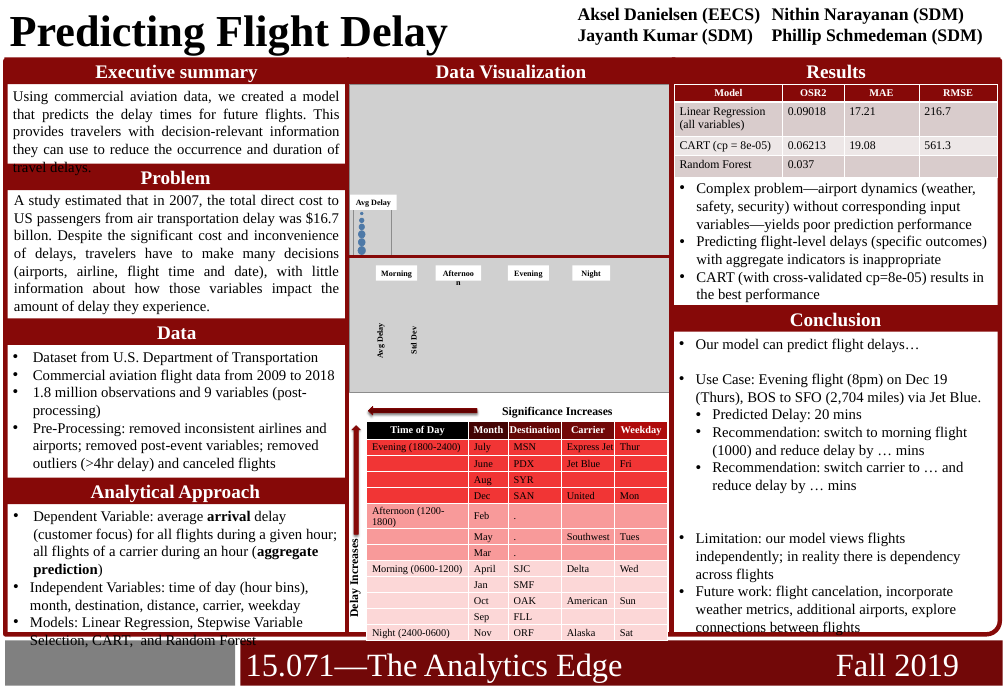
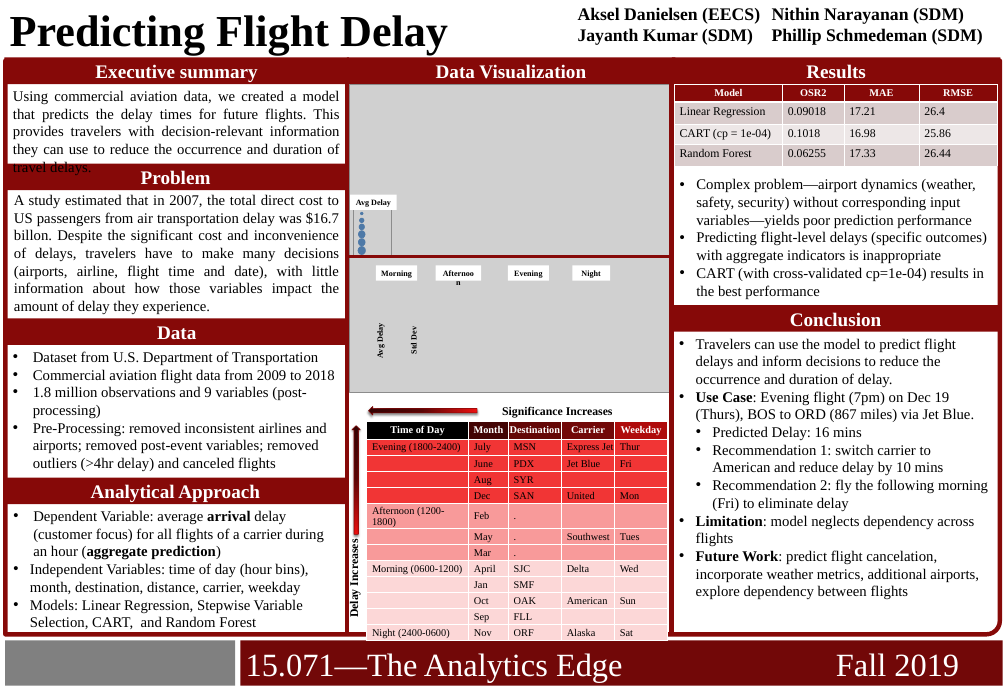
Before and after one commit to akselsd/MIT-15.071-Project, a slide deck: slide 1 of TM12_15.071_Term_Project_Poster.pptx. Drawn at 1008x690 pixels with LibreOffice and Linux fonts; fonts in the diff are those of the drawing; grey boxes stand for pictures; background and template pictures are left out. Boxes give left, top, right and bottom in pixels: in the first picture for what was removed or moved away, otherwise in the second. Text is boxed around its words. In the diff, an @@ line names an element or a change of style, - is before the commit and + after.

Commit message:
updated poster

```diff
--- a/TM12_15.071_Term_Project_Poster.pptx
+++ b/TM12_15.071_Term_Project_Poster.pptx
@@ table at [674,84,997,166] @@
-row 2, column 1: Linear Regression (all variables)
+row 2, column 1: Linear Regression
-row 2, column 4: 216.7
+row 2, column 4: 26.4
-row 3: CART (cp = 8e-05) | 0.06213 | 19.08 | 561.3
+row 3: CART (cp = 1e-04) | 0.1018 | 16.98 | 25.86
-row 4: Random Forest | 0.037 |  | 
+row 4: Random Forest | 0.06255 | 17.33 | 26.44
@@ text at [696,267,984,299]: text changed @@
-• CART (with cross-validated cp=8e-05) results in the best performance
+• CART (with cross-validated cp=1e-04) results in the best performance
@@ text at [696,338,988,599]: text changed @@
-• Our model can predict flight delays…
-• Use Case: Evening flight (8pm) on Dec 19 (Thurs), BOS to SFO (2,704 miles) via Jet Blue.
-  • Predicted Delay: 20 mins
-  • Recommendation: switch to morning flight (1000) and reduce delay by … mins
-  • Recommendation: switch carrier to … and reduce delay by … mins
-• Limitation: our model views flights independently; in reality there is dependency across flights
-• Future work: flight cancelation, incorporate weather metrics, additional airports, explore connections between flights
+• Travelers can use the model to predict flight delays and inform decisions to reduce the occurrence and duration of delay.
+• Use Case: Evening flight (7pm) on Dec 19 (Thurs), BOS to ORD (867 miles) via Jet Blue.
+  • Predicted Delay: 16 mins
+  • Recommendation 1: switch carrier to American and reduce delay by 10 mins
+  • Recommendation 2: fly the following morning (Fri) to eliminate delay
+• Limitation: model neglects dependency across flights
+• Future Work: predict flight cancelation, incorporate weather metrics, additional airports, explore dependency between flights
@@ up arrow at [368,406,477,415]: fill gradient #520100 to #780100 to gradient #320303 to #560606 to #EB1010 @@
@@ up arrow at [352,425,360,534]: fill #860908 to gradient #320303 to #560606 to #EB1010 @@
@@ text at [33,510,324,560]: text changed @@
-• Dependent Variable: average arrival delay (customer focus) for all flights during a given hour; all flights of a carrier during an hour (aggregate prediction)
+• Dependent Variable: average arrival delay (customer focus) for all flights of a carrier during an hour (aggregate prediction)
```
